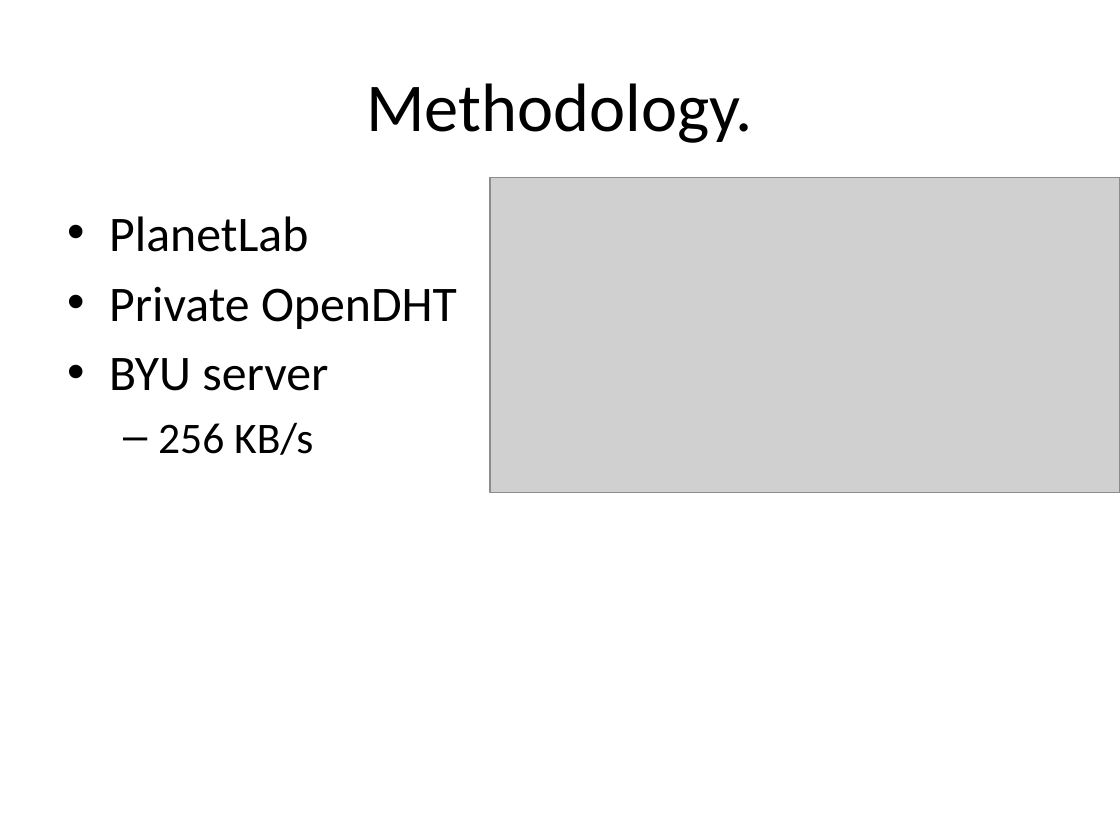
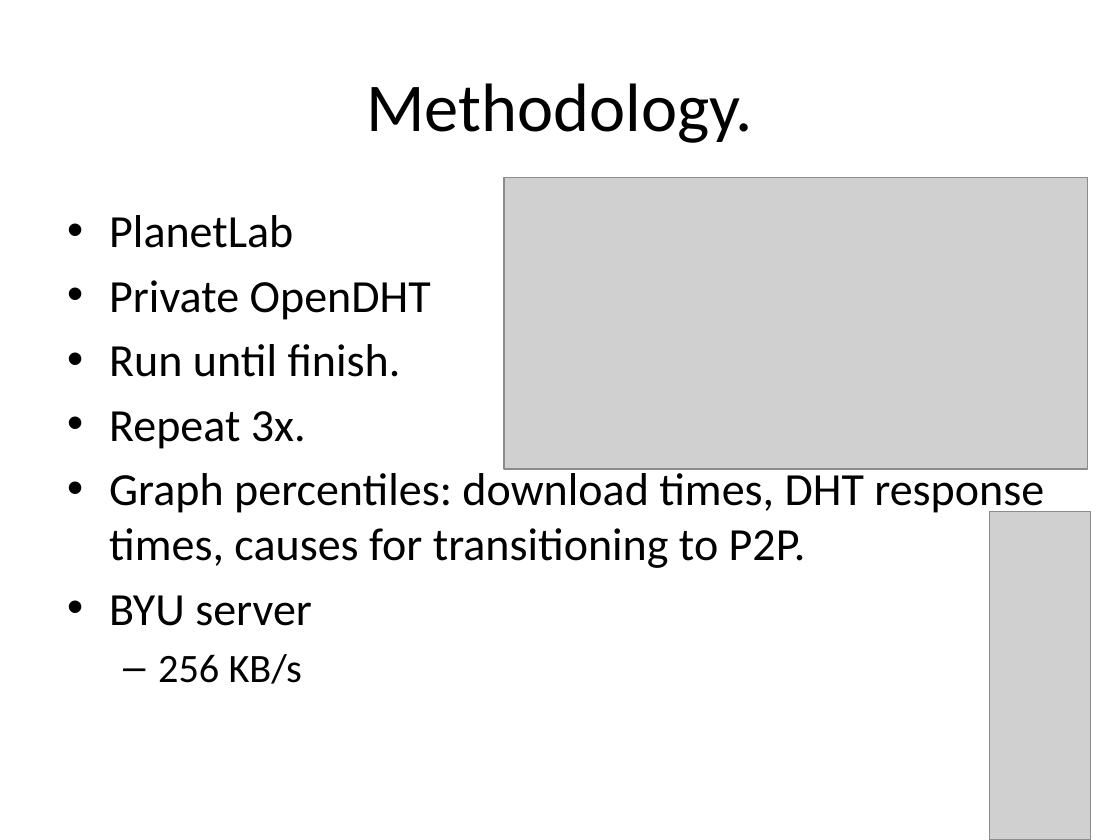
Before and after one commit to rdp/p2pwebclient, a slide deck: slide 19 of thesis_presentation/How to Make the Internet Faster.pptx (slide 18 before the commit). Drawn at 1120x840 pixels with LibreOffice and Linux fonts; fonts in the diff are those of the drawing; grey boxes stand for pictures. Boxes give left, top, right and bottom in pixels: in the first picture for what was removed or moved away, otherwise in the second. Text is boxed around its words. In the diff, an @@ line names an element or a change of style, - is before the commit and + after.

```diff
--- a/thesis_presentation/How to Make the Internet Faster.pptx
+++ b/thesis_presentation/How to Make the Internet Faster.pptx
@@ picture: place and size @@
-picture at box(491, 177, 1120, 492)
+picture at box(504, 177, 1088, 468)
@@ text at box(109, 215, 431, 684): size 32 to 29.6 pt in "PlanetLab", "Private OpenDHT", "BYU server"; size 28 to 25.9 pt in "256 KB/s" @@
@@ text at box(109, 344, 1044, 568): paragraphs added @@
+• Run until finish.
+• Repeat 3x.
+• Graph percentiles: download times, DHT response times, causes for transitioning to P2P.
@@ picture added at box(989, 512, 1091, 840) @@
```
Also in this commit, not shown: 17 other slides changed, 9 slides added, 1 slide removed, 2 other files.
